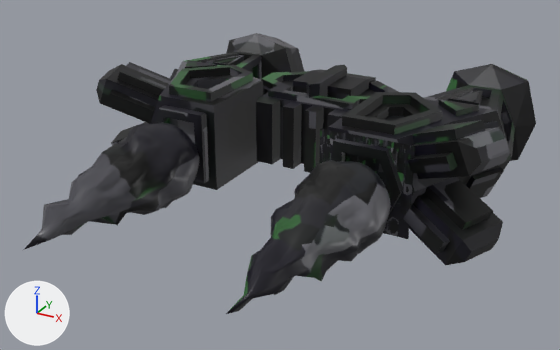
Two versions of the OBJ model CSE125Group2Game/CSE125Group2Game/Assets/models/usership/green/usership-green.obj, one commit apart.
One viewpoint serves both versions: a 50 mm camera at (7.52, -13.7, 6.31) aimed at (0.02, -0.07, -0.5). The axes (+X, +Y, +Z) are drawn at lower left. The lights are the same throughout. Where no turn or scale is listed for an object, it has been applied to the vertices. Vertices at the same position are counted once.

Before the edit, the objects in view are built like this:
```python
me_emberemitter_right_emberemitter_mesh_001 = bpy.data.meshes.new('EmberEmitter-right_EmberEmitter-mesh.001')
me_emberemitter_right_emberemitter_mesh_001.from_pydata(...)  # 4 vertices, 1 face; spans x 1.16..3.16, y -0.46, z -1.09..0.91
me_emberemitter_right_emberemitter_mesh_001.materials.append(mat_material_007)  # picture img_usership_uv_green_png
me_spaceship_spaceship_mesh = bpy.data.meshes.new('Spaceship_Spaceship-mesh')
me_spaceship_spaceship_mesh.from_pydata(...)  # 2314 vertices, 4561 faces, 6 loose edges; spans x -4.87..4.79, y -5.53..5.84, z -1.35..1.36
# faces by material slot: [1195, 786, 2560, 20]
me_spaceship_spaceship_mesh.materials.append(mat_cockpit_body)  # picture img_usership_uv_green_png
me_spaceship_spaceship_mesh.materials.append(mat_wings)  # picture img_usership_uv_green_png
me_spaceship_spaceship_mesh.materials.append(mat_flame)  # picture img_usership_uv_green_png
me_spaceship_spaceship_mesh.materials.append(mat_headplate)  # picture img_usership_uv_green_png
ob_emberemitter_right_emberemitter_mesh_001 = bpy.data.objects.new('EmberEmitter-right_EmberEmitter-mesh.001', me_emberemitter_right_emberemitter_mesh_001)
ob_emberemitter_right_emberemitter_mesh_001.location = (0.0, 0.0, 0.0)
ob_spaceship_spaceship_mesh = bpy.data.objects.new('Spaceship_Spaceship-mesh', me_spaceship_spaceship_mesh)
ob_spaceship_spaceship_mesh.location = (0.0, 0.0, 0.0)
```
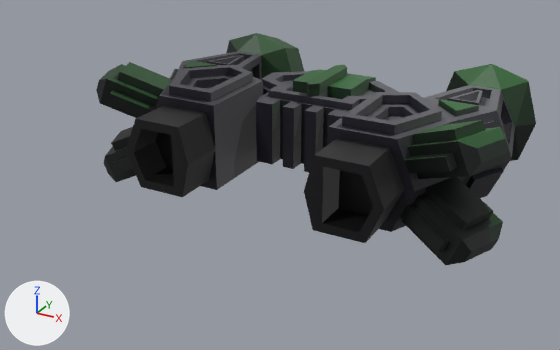
Where the change shows, as pixel boxes [x1, y1, x2, y2] in the pictures (560 x 350 px; the box of a moved part takes in the faces that stretch with it):
```json
{"object": "Spaceship_Spaceship-mesh", "change": "reshaped", "before": [24, 33, 536, 314], "after": [96, 33, 536, 265], "on screen": "14% narrower, 17% shorter"}
{"object": "EmberEmitter-right_EmberEmitter-mesh.001", "change": "deleted", "before": [320, 128, 415, 239], "on screen": "black"}
{"part": 1, "of": "me_spaceship_spaceship_mesh", "change": "deleted", "before": [226, 160, 391, 314], "on screen": "black"}
{"part": 2, "of": "me_spaceship_spaceship_mesh", "change": "deleted", "before": [24, 122, 199, 250]}
{"part": 3, "of": "me_spaceship_spaceship_mesh", "change": "moved or reshaped", "before": [154, 92, 243, 190], "after": [126, 92, 243, 197]}
{"part": 4, "of": "me_spaceship_spaceship_mesh", "change": "moved or reshaped", "before": [332, 138, 404, 216], "after": [304, 138, 404, 243]}
{"part": 5, "of": "me_spaceship_spaceship_mesh", "change": "surface changed", "before": [97, 33, 536, 248], "after": [97, 33, 536, 248]}
```

Scene script edits in JSON lines:
```json
{"block": "me_spaceship_spaceship_mesh", "where": "# used by ob_spaceship_spaceship_mesh; location = (0.0, 0.0, 0.0)"}
{"op": "remove", "block": "me_spaceship_spaceship_mesh", "code": "me_spaceship_spaceship_mesh.from_pydata(...)  # 2314 vertices, 4561 faces, 6 loose edges; spans x -4.87..4.79, y -5.53..5.84, z -1.35..1.36"}
{"op": "add", "block": "me_spaceship_spaceship_mesh", "code": "me_spaceship_spaceship_mesh.from_pydata(...)  # 1037 vertices, 1984 faces, 4 loose edges; spans x -4.87..4.79, y -1.46..5.84, z -1.35..1.36"}
{"block": "me_spaceship_spaceship_mesh", "change": "me_spaceship_spaceship_mesh part 1: the loose piece of 642 vertices spanning x 1.28..3.07, y -5.52..-0.7, z -1.02..0.79 is deleted"}
{"block": "me_spaceship_spaceship_mesh", "change": "me_spaceship_spaceship_mesh part 2: the loose piece of 642 vertices spanning x -3.02..-1.25, y -5.53..-0.7, z -1.02..0.79 is deleted"}
{"block": "me_spaceship_spaceship_mesh", "change": "me_spaceship_spaceship_mesh part 3"}
{"block": "me_spaceship_spaceship_mesh", "change": "16 vertices are removed from x -2.85..0.81, y -0.63..2.19, z -0.64..0.76"}
{"block": "me_spaceship_spaceship_mesh", "change": "39 faces are deleted"}
{"block": "me_spaceship_spaceship_mesh", "change": "2 loose edges are deleted"}
{"block": "me_spaceship_spaceship_mesh", "change": "7 vertices in x -3.07..-1.61, y -0.63, z -0.84..0.76 move by (0.0, -0.83, 0.0)"}
{"block": "me_spaceship_spaceship_mesh", "change": "17 vertices are added at x -2.85..-1.41, y -1.46..-0.43, z -0.64..0.76"}
{"block": "me_spaceship_spaceship_mesh", "change": "9 new faces join them, mat_cockpit_body (picture img_usership_uv_green_png)"}
{"block": "me_spaceship_spaceship_mesh", "change": "21 new faces join them, mat_material_004 (picture img_usership_uv_green_png)"}
{"block": "me_spaceship_spaceship_mesh", "change": "me_spaceship_spaceship_mesh part 4"}
{"block": "me_spaceship_spaceship_mesh", "change": "12 vertices are removed from x 1.73..2.77, y -0.63..-0.43, z -0.64..0.56"}
{"block": "me_spaceship_spaceship_mesh", "change": "28 faces are deleted"}
{"block": "me_spaceship_spaceship_mesh", "change": "5 vertices in x 1.53..2.99, y -0.63, z -0.84..0.76 move by (0.0, -0.83, 0.0)"}
{"block": "me_spaceship_spaceship_mesh", "change": "2 vertices move from x 1.53, y -0.63..-0.43, z -0.04 to x 1.32, y -1.46..-0.43, z -0.04"}
{"block": "me_spaceship_spaceship_mesh", "change": "12 vertices are added at x 1.73..2.77, y -1.46..-0.63, z -0.64..0.56"}
{"block": "me_spaceship_spaceship_mesh", "change": "6 new vertices lie (0.0, 0.76, 0.0) away from vertices in x 1.73..2.77, y -1.46, z -0.64..0.56"}
{"block": "me_spaceship_spaceship_mesh", "change": "20 new faces join them, mat_material_004 (picture img_usership_uv_green_png)"}
{"block": "me_spaceship_spaceship_mesh", "change": "me_spaceship_spaceship_mesh part 5: 1915 kept faces spanning x -4.87..4.79, y -1.46..5.84, z -1.35..1.36 get new texture (UV) coordinates"}
{"op": "remove", "block": "me_spaceship_spaceship_mesh", "code": "me_spaceship_spaceship_mesh.materials.append(mat_flame)  # picture img_usership_uv_green_png"}
{"op": "add", "block": "me_spaceship_spaceship_mesh", "code": "me_spaceship_spaceship_mesh.materials.append(mat_material_004)  # picture img_usership_uv_green_png"}
{"op": "remove", "block": "ob_emberemitter_right_emberemitter_mesh_001", "code": ["ob_emberemitter_right_emberemitter_mesh_001 = bpy.data.objects.new('EmberEmitter-right_EmberEmitter-mesh.001', me_emberemitter_right_emberemitter_mesh_001)", "ob_emberemitter_right_emberemitter_mesh_001.location = (0.0, 0.0, 0.0)"]}
```
